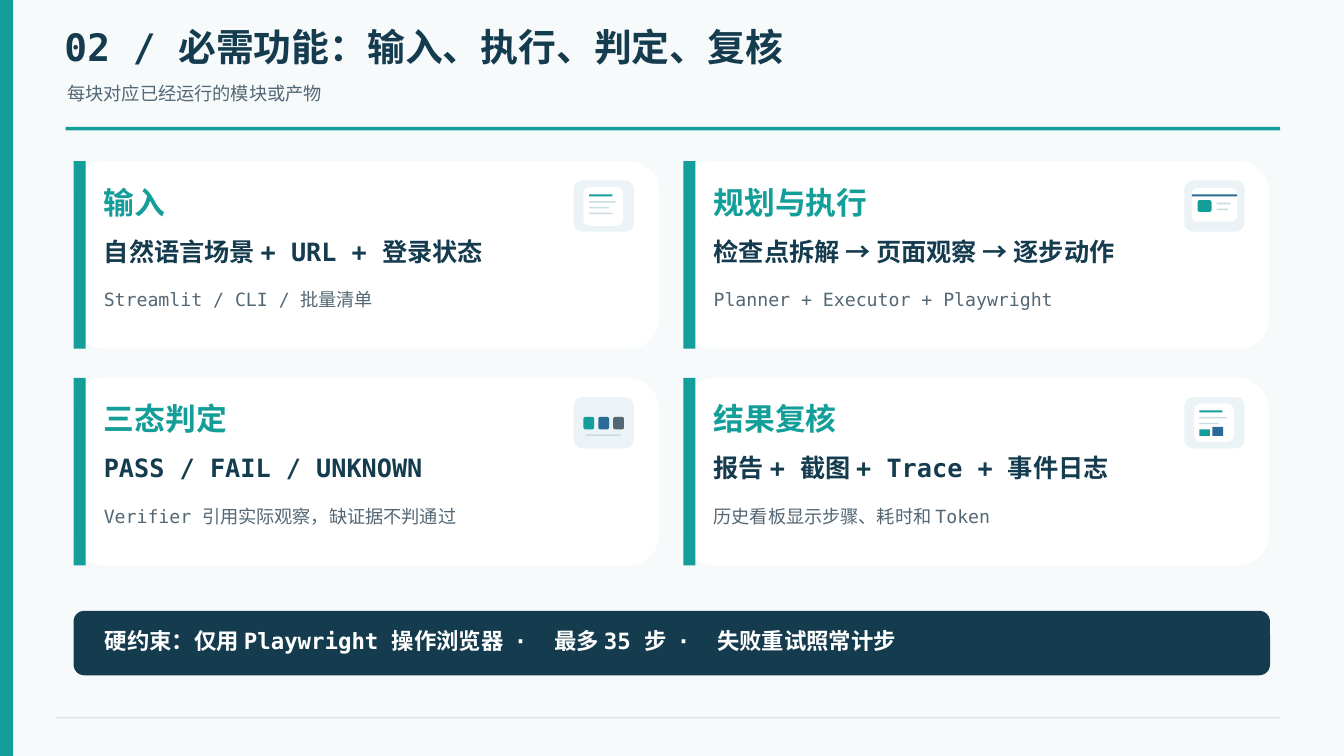
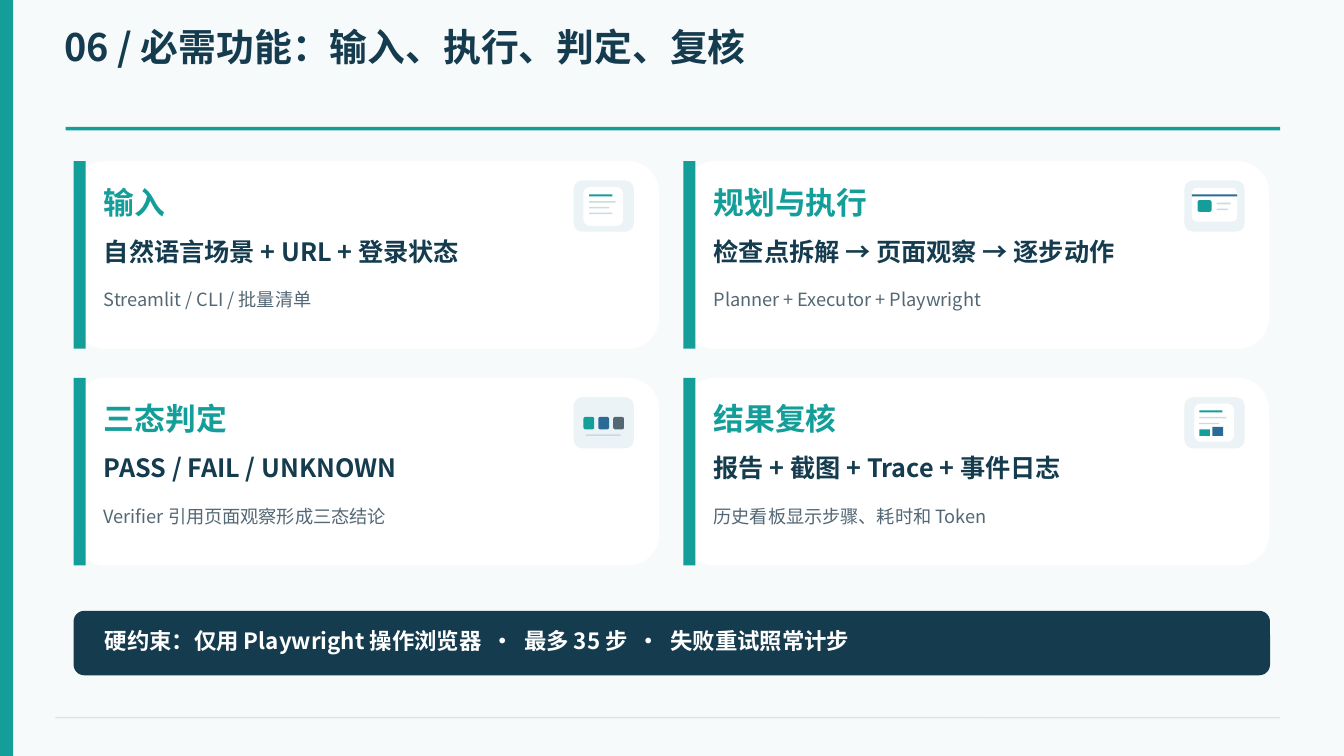
Before and after one commit to LockiYu/WebAppTester, a slide deck: slide 7 of 2-张诗豪组-中期汇报.pptx (slide 3 before the commit). Drawn at 1344x756 pixels with LibreOffice and Linux fonts; fonts in the diff are those of the drawing. Boxes give left, top, right and bottom in pixels: in the first picture for what was removed or moved away, otherwise in the second. Text is boxed around its words. In the diff, an @@ line names an element or a change of style, - is before the commit and + after.

```diff
--- a/2-张诗豪组-中期汇报.pptx
+++ b/2-张诗豪组-中期汇报.pptx
@@ text at <box>64,28,746,65</box>: text changed; font DejaVu Sans Mono to Noto Sans CJK SC @@
-02 / 必需功能：输入、执行、判定、复核
+06 / 必需功能：输入、执行、判定、复核
@@ text removed at <box>68,84,322,102</box> @@
-每块对应已经运行的模块或产物
@@ text at <box>104,507,386,525</box>: text changed; font DejaVu Sans Mono to Noto Sans CJK SC @@
-Verifier 引用实际观察，缺证据不判通过
+Verifier 引用页面观察形成三态结论
@@ font DejaVu Sans Mono to Noto Sans CJK SC in 7 elements at <box>104,239,459,264</box>, <box>104,290,312,308</box>, <box>714,291,981,311</box>, <box>104,458,396,478</box>, <box>714,452,1061,484</box>, <box>714,507,986,525</box>, <box>105,630,849,654</box> @@
```
Also in this commit, not shown: 16 other slides changed, 3 slides added, 1 slide removed.
